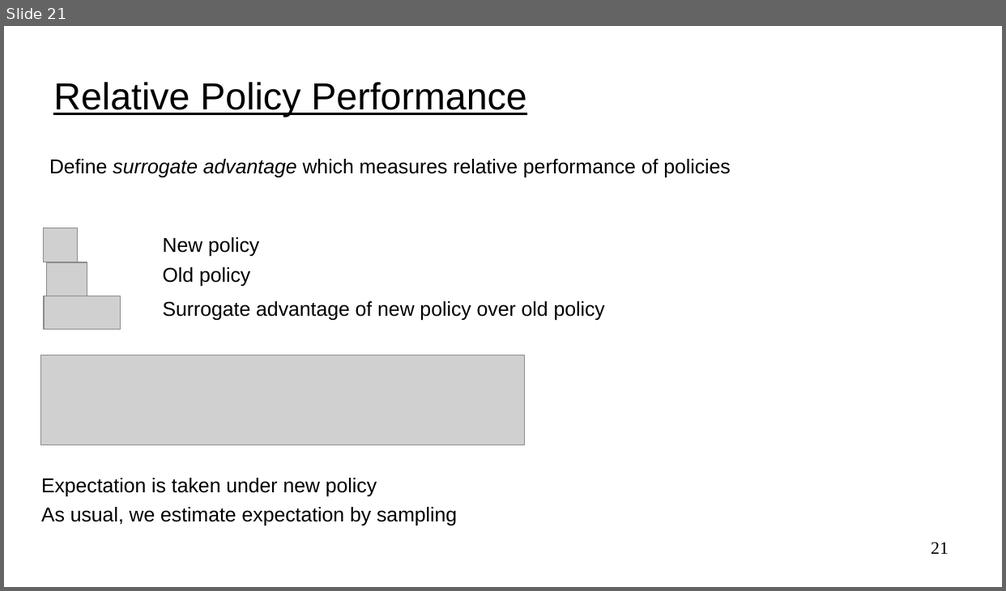
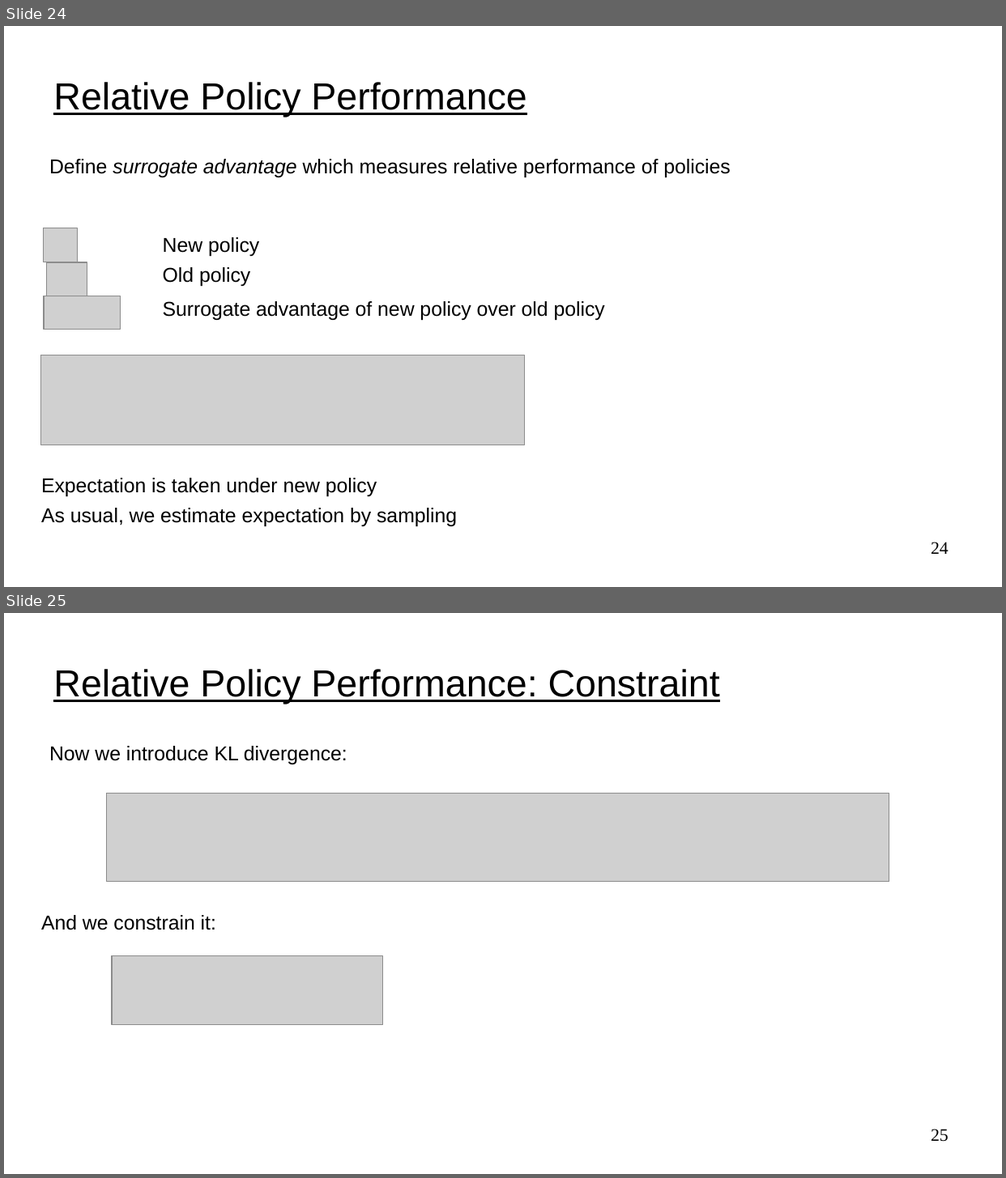
Before and after one commit to UVADS/reinforcement_learning, a slide deck: 08_policy_gradients_extensions/policy_gradients_extensions.ppt. Shown one above the other, each under a label of ours: slide 21 before the commit, slides 24 and 25 after it. The pictures are 1006x591 and 1006x1178 pixels, drawn with LibreOffice and Linux fonts; fonts in the diff are those of the drawing; grey boxes stand for pictures. Boxes give left, top, right and bottom in pixels: in the first picture for what was removed or moved away, otherwise in the second. Text is boxed around its words. In the diff, an @@ line names an element or a change of style, - is before the commit and + after.

```diff
--- a/08_policy_gradients_extensions/policy_gradients_extensions.ppt
+++ b/08_policy_gradients_extensions/policy_gradients_extensions.ppt
@@ slide 25 added at [4, 613, 1002, 1174], background #FFFFFF @@
@@ title added at [53, 669, 720, 704], 30 pt, text #000000, underline @@
+Relative Policy Performance: Constraint
@@ text added at [49, 746, 347, 764], 16 pt, text #000000 @@
+Now we introduce KL divergence:
@@ picture added at [107, 793, 889, 881] @@
@@ text added at [41, 915, 216, 931], 16 pt, text #000000 @@
+And we constrain it:
@@ picture added at [112, 956, 382, 1025] @@
@@ page number added at [931, 1129, 948, 1142], 14 pt, text #000000 @@
+25
@@ what was slide 21 is now slide 24 @@
@@ page number at [931, 542, 948, 554]: text changed @@
-21
+24
```
Also in this commit, not shown: 8 slides changed, 6 other slides added.
